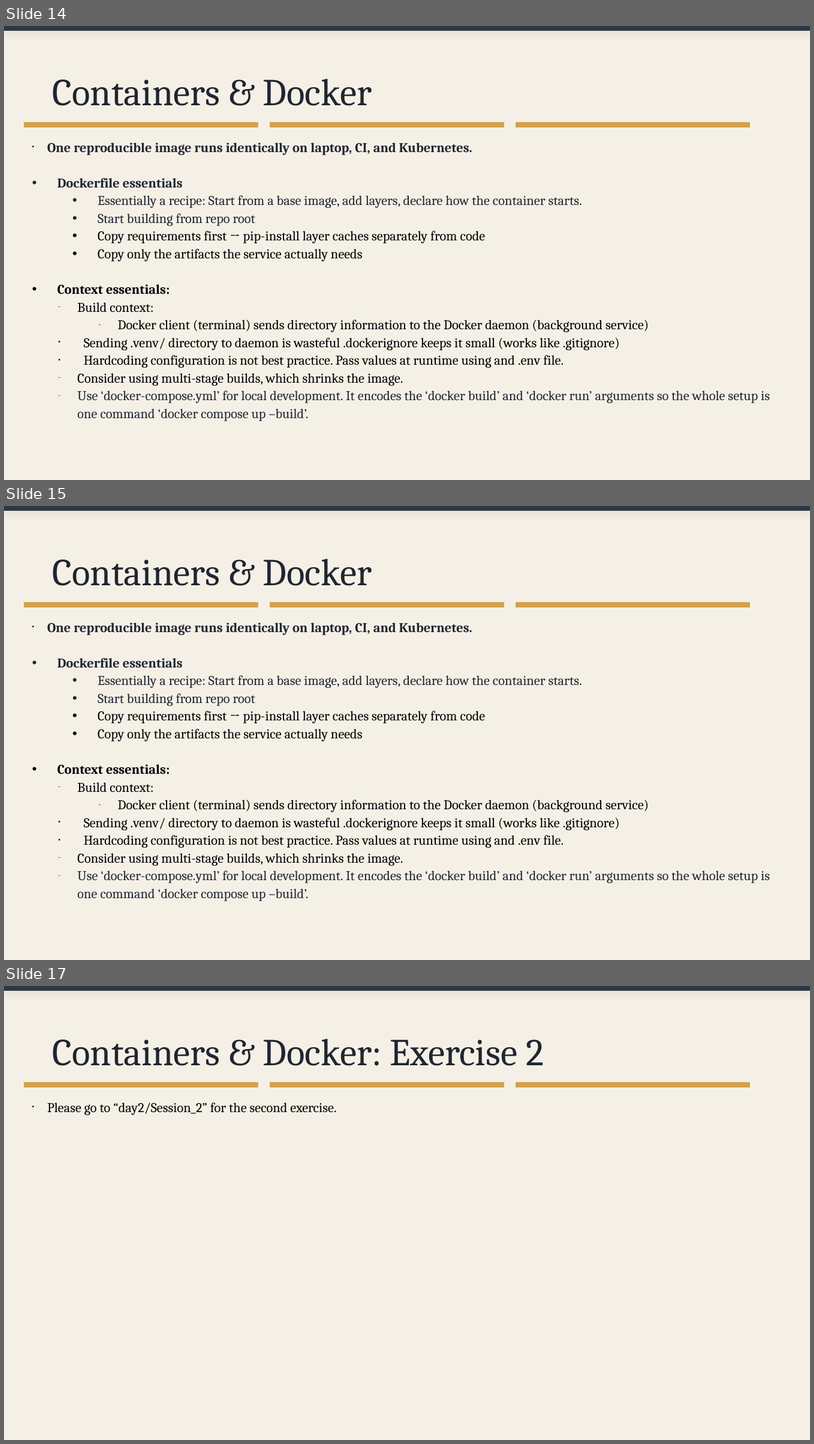
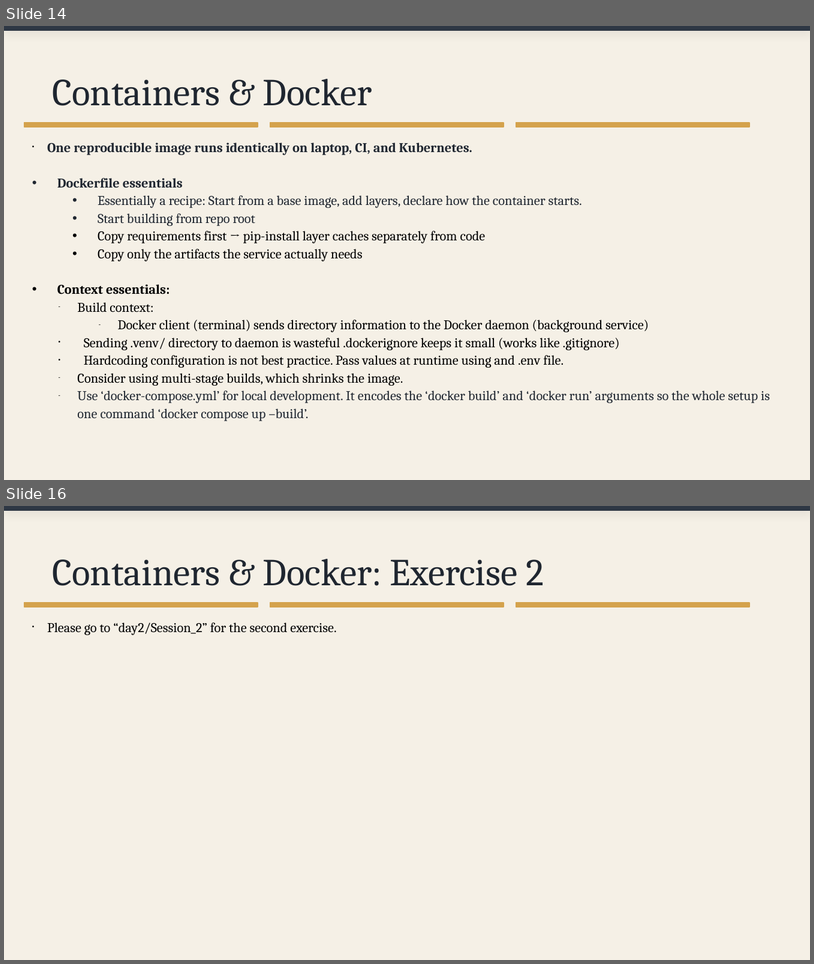
Before and after one commit to davejeon/dsr_ml_ops_student_copy, a slide deck: day2_slides.pptx. Shown one above the other, each under a label of ours: slides 14, 15 and 17 before the commit, slides 14 and 16 after it; the slides between them are not shown. The pictures are 814x1444 and 814x964 pixels, drawn with LibreOffice and Linux fonts; fonts in the diff are those of the drawing. Boxes give left, top, right and bottom in pixels: in the first picture for what was removed or moved away, otherwise in the second. Text is boxed around its words. In the diff, an @@ line names an element or a change of style, - is before the commit and + after.

```diff
--- a/day2_slides.pptx
+++ b/day2_slides.pptx
@@ slide 15 removed at <box>4,506,810,960</box>, background #F5F0E6 @@
@@ rectangle removed at <box>4,506,810,510</box> @@
@@ title removed at <box>53,559,372,586</box> @@
-Containers & Docker
@@ rectangle removed at <box>24,603,258,607</box> @@
@@ rectangle removed at <box>270,603,504,607</box> @@
@@ rectangle removed at <box>516,603,750,607</box> @@
@@ text removed at <box>47,622,770,901</box> @@
-• One reproducible image runs identically on laptop, CI, and Kubernetes.
-• Dockerfile essentials
-  • Essentially a recipe: Start from a base image, add layers, declare how the container starts.
-  • Start building from repo root
-  • Copy requirements first → pip-install layer caches separately from code
-  • Copy only the artifacts the service actually needs
-• Context essentials:
-– Build context:
-  – Docker client (terminal) sends directory information to the Docker daemon (background service)
-• Sending .venv/ directory to daemon is wasteful .dockerignore keeps it small (works like .gitignore)
-• Hardcoding configuration is not best practice. Pass values at runtime using and .env file.
-– Consider using multi-stage builds, which shrinks the image.
-– Use ‘docker-compose.yml’ for local development. It encodes the ‘docker build’ and ‘docker run’ arguments so the whole setup is one command ‘docker compose up –build’.
@@ what was slide 17 is now slide 16 @@
```
Also in this commit, not shown: 3 slides changed, 2 other files.
